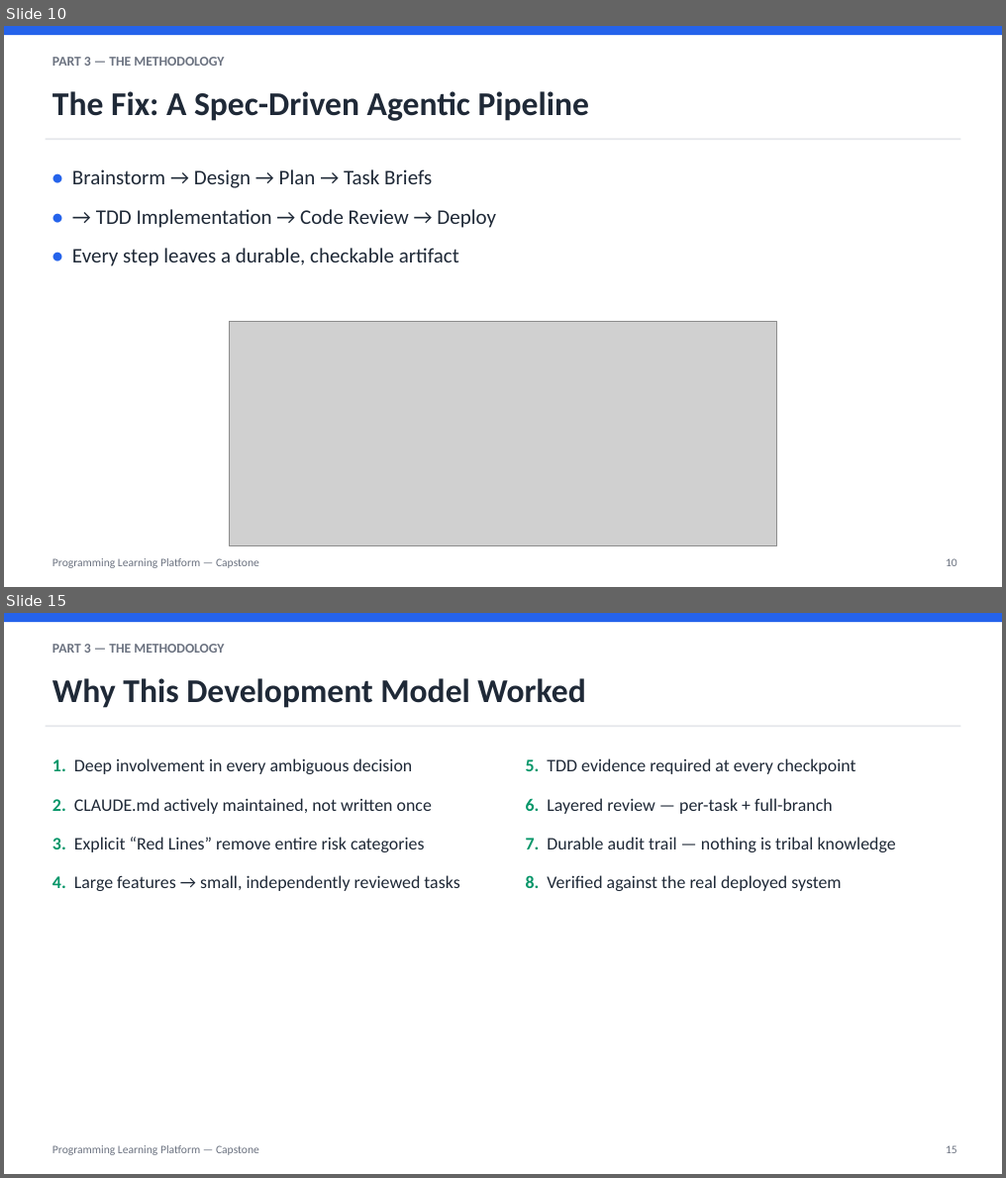
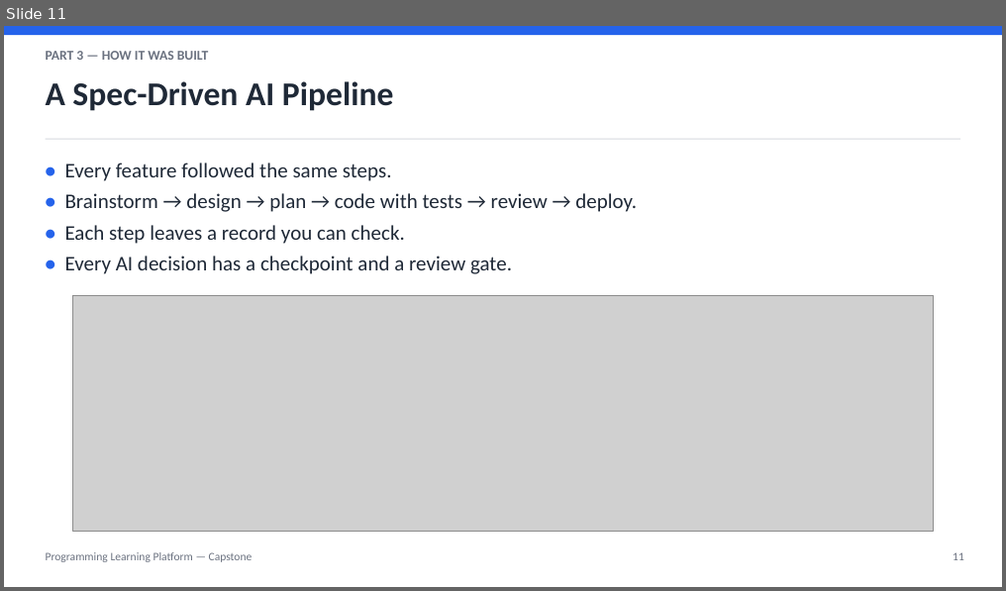
Before and after one commit to Jeromefromcn/programming-learning-platform, a slide deck: docs/6_presentation/presentation.pptx. Shown one above the other, each under a label of ours: slides 10 and 15 before the commit, slide 11 after it; the slides between them are not shown. The pictures are 1006x1178 and 1006x591 pixels, drawn with LibreOffice and Linux fonts; fonts in the diff are those of the drawing; grey boxes stand for pictures. Boxes give left, top, right and bottom in pixels: in the first picture for what was removed or moved away, otherwise in the second. Text is boxed around its words. In the diff, an @@ line names an element or a change of style, - is before the commit and + after.

```diff
--- a/docs/6_presentation/presentation.pptx
+++ b/docs/6_presentation/presentation.pptx
@@ slide 15 removed at [4,613,1002,1174], background #FFFFFF @@
@@ rectangle removed at [4,613,1002,622] @@
@@ text removed at [53,644,224,653] @@
-PART 3 — THE METHODOLOGY
@@ text removed at [53,678,585,708] @@
-Why This Development Model Worked
@@ rectangle removed at [46,725,960,727] @@
@@ text removed at [53,759,459,891] @@
-1. Deep involvement in every ambiguous decision
-2. CLAUDE.md actively maintained, not written once
-3. Explicit “Red Lines” remove entire risk categories
-4. Large features → small, independently reviewed tasks
@@ text removed at [526,759,896,891] @@
-5. TDD evidence required at every checkpoint
-6. Layered review — per-task + full-branch
-7. Durable audit trail — nothing is tribal knowledge
-8. Verified against the real deployed system
@@ text removed at [53,1146,259,1156] @@
-Programming Learning Platform — Capstone
@@ text removed at [945,1146,957,1154] @@
-15
@@ what was slide 10 is now slide 11 @@
@@ slide 11 changed as well @@
@@ text at [46,51,209,60]: text changed @@
-PART 3 — THE METHODOLOGY
+PART 3 — HOW IT WAS BUILT
@@ text at [46,81,393,111]: text changed @@
-The Fix: A Spec-Driven Agentic Pipeline
+A Spec-Driven AI Pipeline
@@ text at [65,163,637,274]: text changed @@
-• Brainstorm → Design → Plan → Task Briefs
-• → TDD Implementation → Code Review → Deploy
-• Every step leaves a durable, checkable artifact
+• Every feature followed the same steps.
+• Brainstorm → design → plan → code with tests → review → deploy.
+• Each step leaves a record you can check.
+• Every AI decision has a checkpoint and a review gate.
@@ picture: place and size @@
-picture at [230,322,777,547]
+picture at [73,295,934,531]
@@ text "Programming Learning Platform — Capstone" at [46,553,252,563]: line spacing 1.15 to 1 @@
@@ text at [952,553,964,561]: text changed @@
-10
+11
```
Also in this commit, not shown: 7 other slides changed, 7 slides added, 10 other slides removed, 1 other file.
